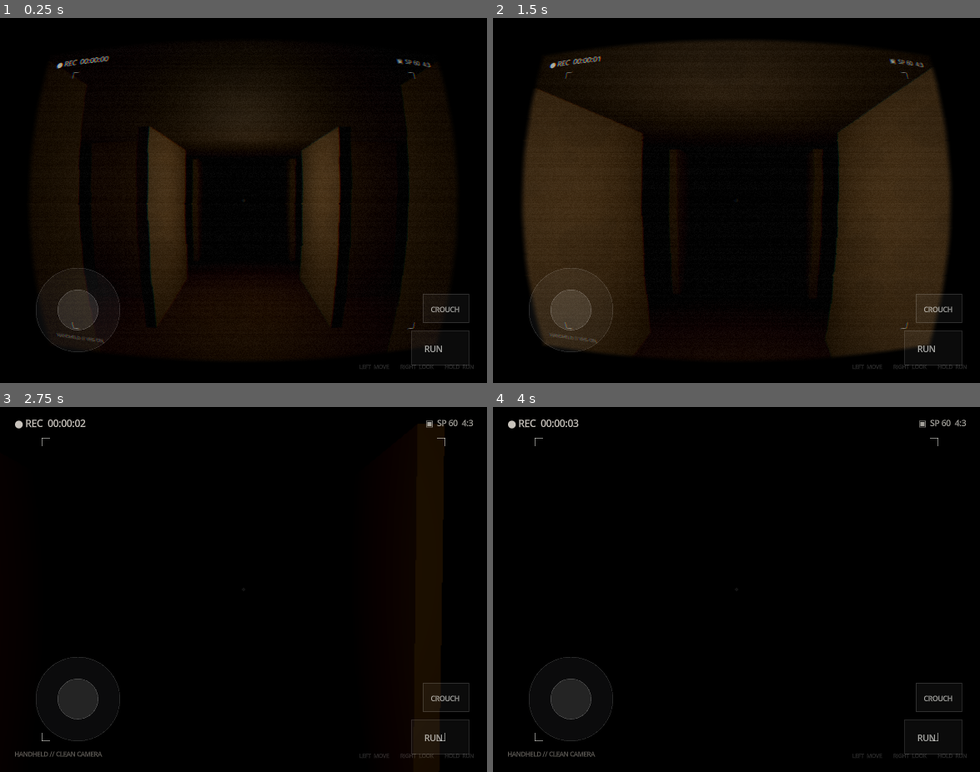
Above: before the commit, frames 1-4 (two rows, left to right).
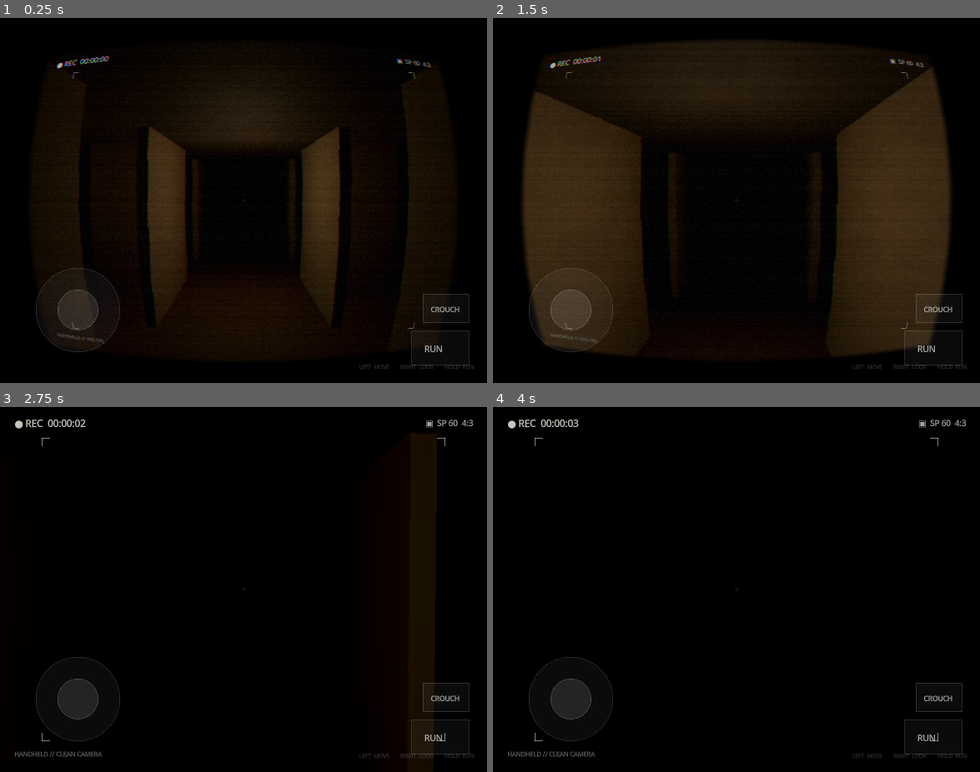
Above: after the commit, the same moments.

Repository: Goyimaticax1/vhs
Game: Godot game, scene res://main.tscn
Two runs of this game, one before a commit and one after it. Both use one fixed random seed, a clock stepped at 60 frames per second and the inputs below.
Inputs (mouse positions are in pixels of both pictures, inside the frame that each line leads up to):
- Up to frame 1 (0.25 s): no input
- Up to frame 2 (1.5 s): tap Enter at 0.5 s; move the mouse to (760, 200) at 0.52 s; hold Shift (sprint) 0.53-1.28 s; hold W (move_forward) from 0.53 s (still down); click (760, 200) at 0.67 s; tap Space (jump) at 0.77 s; move the mouse to (712, 200) at 1.27 s; tap Shift (sprint) at 1.35 s
- Up to frame 3 (2.75 s): keep holding W (move_forward); tap Space (jump) at 1.52 s; move the mouse to (258, 582) at 2.02 s; hold Shift (sprint) from 2.03 s (still down); tap V (toggle_vhs) at 2.1 s
- Up to frame 4 (4 s): keep holding W (move_forward); move the mouse to (731, 596) at 2.77 s; release Shift (sprint) at 2.78 s; tap C at 2.85 s; click (731, 596) at 2.92 s; tap Space (jump) at 3.02, 3.5, 3.77 s; tap Shift (sprint) at 3.05 s; move the mouse to (770, 593) at 3.52 s; hold Shift (sprint) from 3.53 s (still down)

The runs differ from the first frame. In frame 1, less than 0.1% of the frame differs, in the area x 30-70%, y 33-75%; in frame 2, 0.3%; in frame 3, 0.9%, in the area x 85-92%, y 4-76%; in frame 4, nothing differs.

Commit message:
Replace sine footstep bob with true fBm handheld camera shake (Camera Shakify-style)

Diff:
--- a/project/scripts/camera_rig.gd
+++ b/project/scripts/camera_rig.gd
@@ -1,4 +1,14 @@
 extends Node3D
+
+# Handheld camcorder rig.
+#
+# The camera motion here is Camera Shakify-style: NO sine bob anywhere.
+# Blender's Camera Shakify replays motion-captured handheld takes; the reason
+# it reads as a real operator is that the motion is broadband and aperiodic
+# (slow wander + medium sway + fine tremor, never repeating), not a periodic
+# oscillation. This rig reproduces that with fractal (fBm) noise per axis.
+# Rotation dominates, translation is tiny, roll is smallest -- that ratio is
+# what the eye reads as "a person is holding this".
 
 @export_category("Scene references")
 @export var player_path: NodePath = NodePath("../Player")
@@ -34,12 +44,24 @@
 @export var default_fov: float = 67.0
 @export var fov_damping: float = 9.0
 
-@export_category("Footstep bob per state (pitch amp deg, freq, vertical bounce m)")
-@export var idle_bob := Vector3(0.05, 1.1, 0.0012)
-@export var walk_bob := Vector3(0.95, 7.2, 0.017)
-@export var sprint_bob := Vector3(1.55, 10.6, 0.027)
-@export var crouch_bob := Vector3(0.50, 4.6, 0.009)
-@export var bob_sway_ratio: float = 0.6
+@export_category("Handheld shake per state (rot amp deg, frequency, pos amp m)")
+@export var idle_handheld := Vector3(0.30, 0.55, 0.0035)
+@export var walk_handheld := Vector3(1.05, 1.35, 0.0160)
+@export var sprint_handheld := Vector3(1.80, 2.05, 0.0300)
+@export var crouch_handheld := Vector3(0.55, 0.85, 0.0080)
+
+@export_category("Handheld shake global controls")
+## Master blend. 0 = locked off, 1 = full. Tween this per shot.
+@export_range(0.0, 2.0, 0.01) var shake_influence: float = 1.0
+## Amplitude only (how big).
+@export_range(0.0, 4.0, 0.01) var shake_scale: float = 1.0
+## Frequency only (how jittery the operator is).
+@export_range(0.05, 4.0, 0.01) var shake_speed: float = 1.0
+@export var shake_pitch_ratio: float = 0.75
+@export var shake_roll_ratio: float = 0.45
+@export var shake_octaves: int = 4
+@export var shake_gain: float = 0.52
+@export var shake_lacunarity: float = 2.05
 @export var move_start_threshold: float = 0.18
 
 @export_category("Landing dip")
@@ -84,11 +106,7 @@
 var fov_velocity: float = 0.0
 var fov_spring_effective: float = 40.0
 
-var bob_phase: float = 0.0
-var bob_amp: float = 0.0
-var bob_freq: float = 0.0
-var bob_bounce: float = 0.0
-var bob_intensity: float = 0.0
+var move_intensity: float = 0.0
 var crouch_tilt_pitch: float = 0.0
 var crouch_tilt_roll: float = 0.0
 
@@ -102,15 +120,16 @@
 
 var noise_low: FastNoiseLite = FastNoiseLite.new()
 var noise_mid: FastNoiseLite = FastNoiseLite.new()
-var hand_noise: FastNoiseLite = FastNoiseLite.new()
-
-var last_stride_index: int = -1
-var stride_variance_amp: float = 1.0
-var stride_variance_freq: float = 1.0
-var stride_variance_bounce: float = 1.0
-var stride_variance_amp_target: float = 1.0
-var stride_variance_freq_target: float = 1.0
-var stride_variance_bounce_target: float = 1.0
+
+# Six independent fBm fields: pos x/y/z and rot pitch/yaw/roll. They must be
+# separate, otherwise every axis correlates and the camera slides along a
+# diagonal instead of wandering. A seventh field slowly modulates overall
+# energy, so the operator gets tired and steady in waves.
+var shake_noise: Array[FastNoiseLite] = []
+var energy_noise: FastNoiseLite = FastNoiseLite.new()
+var shake_time: float = 0.0
+var shake_position: Vector3 = Vector3.ZERO
+var shake_rotation_deg: Vector3 = Vector3.ZERO
 
 func _ready() -> void:
     current_position = global_position
@@ -122,9 +141,7 @@
     noise_mid.frequency = 0.55
     noise_low.fractal_octaves = 2
     noise_mid.fractal_octaves = 2
-    hand_noise.seed = 51173
-    hand_noise.frequency = 1.35
-    hand_noise.fractal_octaves = 2
+    _build_shake_noise()
     regrip_timer = randf_range(regrip_min_seconds, regrip_max_seconds)
     if camera != null:
         current_fov = camera.fov
@@ -132,6 +149,22 @@
     else:
         current_fov = default_fov
         target_fov = default_fov
+
+func _build_shake_noise() -> void:
+    shake_noise.clear()
+    for i in 6:
+        var n := FastNoiseLite.new()
+        n.noise_type = FastNoiseLite.TYPE_PERLIN
+        n.fractal_type = FastNoiseLite.FRACTAL_FBM
+        n.seed = 51173 + i * 7919
+        n.frequency = 1.0                      # frequency is driven by shake_time
+        n.fractal_octaves = shake_octaves
+        n.fractal_gain = shake_gain
+        n.fractal_lacunarity = shake_lacunarity
+        shake_noise.append(n)
+    energy_noise.seed = 77003
+    energy_noise.frequency = 1.0
+    energy_noise.fractal_octaves = 2
 
 func feed_look_velocity(value: Vector2) -> void:
     look_velocity = look_velocity.lerp(value, 0.35)
@@ -173,7 +206,8 @@
     elapsed += delta
     _update_state_weights(delta)
     _update_arm_sway(delta)
-    _update_bob(delta)
+    _update_handheld_shake(delta)
+    _update_crouch_tilt(delta)
     _update_land_spring(delta)
     _update_impulse(delta)
     _update_zoom(delta)
@@ -258,9 +292,13 @@
         regrip_timer = randf_range(regrip_min_seconds, regrip_max_seconds)
     regrip_offset = regrip_offset.lerp(Vector3.ZERO, 1.0 - exp(-7.5 * delta))
 
+    # Breathing used to be sin(elapsed * 1.47); a periodic breath is audible to
+    # the eye. Slow noise gives an irregular breath instead.
+    var breath: float = noise_low.get_noise_1d(elapsed * 0.41 + 311.0)
+
     var local_position_offset: Vector3 = low * position_amplitude
     local_position_offset += mid * (position_amplitude * 0.45)
-    local_position_offset += Vector3(0.0, sin(elapsed * 1.47) * 0.0022, 0.0)
+    local_position_offset += Vector3(0.0, breath * 0.0026, 0.0)
     local_position_offset += acceleration_sway + turn_position + regrip_offset * 0.0015
 
     var desired_position: Vector3 = player.global_position + Vector3.UP * head_height_m
@@ -270,7 +308,7 @@
     var desired_pitch: float = player.pitch + deg_to_rad(rotational_noise.x * rotation_amplitude * 0.75) + turn_rotation.x * 0.20
     var desired_yaw: float = player.rotation.y + deg_to_rad(rotational_noise.y * rotation_amplitude) + turn_rotation.y * 0.20
     var desired_roll: float = deg_to_rad(rotational_noise.z * rotation_amplitude * 0.90) + turn_rotation.z
-    desired_roll += deg_to_rad(sin(elapsed * 1.47) * 0.014)
+    desired_roll += deg_to_rad(breath * 0.020)
     desired_roll += deg_to_rad(regrip_offset.z * rotation_amplitude * 0.60)
 
     var position_error: Vector3 = desired_position - current_position
@@ -302,29 +340,47 @@
         roll_velocity = velocity
     return current + velocity * delta
 
-func _update_bob(delta: float) -> void:
-    bob_amp = idle_bob.x * w_idle + walk_bob.x * w_walk + sprint_bob.x * w_sprint + crouch_bob.x * w_crouch
-    bob_freq = idle_bob.y * w_idle + walk_bob.y * w_walk + sprint_bob.y * w_sprint + crouch_bob.y * w_crouch
-    bob_bounce = idle_bob.z * w_idle + walk_bob.z * w_walk + sprint_bob.z * w_sprint + crouch_bob.z * w_crouch
+# fBm Perlin, shaped so large excursions are rare rather than constant. That
+# gives the "mostly holding steady, occasionally correcting" handheld rhythm
+# instead of uniform agitation.
+func _shake_sample(channel: int, t: float) -> float:
+    var v: float = shake_noise[channel].get_noise_2d(t, float(channel) * 137.0)
+    return signf(v) * pow(absf(v), 1.35) * 1.6
+
+func _update_handheld_shake(delta: float) -> void:
+    var rotation_amp: float = idle_handheld.x * w_idle + walk_handheld.x * w_walk + sprint_handheld.x * w_sprint + crouch_handheld.x * w_crouch
+    var frequency: float = idle_handheld.y * w_idle + walk_handheld.y * w_walk + sprint_handheld.y * w_sprint + crouch_handheld.y * w_crouch
+    var position_amp: float = idle_handheld.z * w_idle + walk_handheld.z * w_walk + sprint_handheld.z * w_sprint + crouch_handheld.z * w_crouch
 
     var speed_ref: float = maxf(player.walk_speed, 0.01) * (w_idle + w_walk) + sprint_speed_reference() * w_sprint + maxf(player.crouch_speed, 0.01) * w_crouch
     var response: float = 1.0 - exp(-state_blend_speed * delta)
     var intensity_target: float = clampf(current_horizontal_speed / maxf(speed_ref, 0.01), 0.0, 1.3) if is_moving else 1.0
-    bob_intensity = lerp(bob_intensity, intensity_target, response)
-
-    bob_phase += bob_freq * delta
-
-    var stride_index: int = int(floor(bob_phase / TAU))
-    if stride_index != last_stride_index:
-        last_stride_index = stride_index
-        stride_variance_amp_target = randf_range(0.90, 1.10)
-        stride_variance_freq_target = randf_range(0.95, 1.05)
-        stride_variance_bounce_target = randf_range(0.88, 1.12)
-    var variance_response: float = 1.0 - exp(-3.0 * delta)
-    stride_variance_amp = lerp(stride_variance_amp, stride_variance_amp_target, variance_response)
-    stride_variance_freq = lerp(stride_variance_freq, stride_variance_freq_target, variance_response)
-    stride_variance_bounce = lerp(stride_variance_bounce, stride_variance_bounce_target, variance_response)
-
+    move_intensity = lerp(move_intensity, intensity_target, response)
+
+    # Advancing a single time cursor (rather than a phase angle) is what keeps
+    # this aperiodic: there is no cycle to land back on.
+    shake_time += delta * frequency * shake_speed * lerp(0.9, 1.15, clampf(move_intensity, 0.0, 1.0))
+
+    var energy: float = 1.0 + energy_noise.get_noise_1d(elapsed * 0.23) * 0.18
+    var k: float = shake_influence * shake_scale * move_intensity * energy
+
+    shake_position = Vector3(
+        _shake_sample(0, shake_time) * position_amp,
+        _shake_sample(1, shake_time) * position_amp * 1.15,
+        _shake_sample(2, shake_time) * position_amp * 0.70
+    ) * k
+
+    # Rotation runs slightly slower than translation. A wrist drifts before it
+    # jitters, and that small lag is most of the human read.
+    var rotation_time: float = shake_time * 0.85
+    shake_rotation_deg = Vector3(
+        _shake_sample(3, rotation_time) * rotation_amp * shake_pitch_ratio,
+        _shake_sample(4, rotation_time) * rotation_amp,
+        _shake_sample(5, rotation_time) * rotation_amp * shake_roll_ratio
+    ) * k
+
+func _update_crouch_tilt(delta: float) -> void:
+    var response: float = 1.0 - exp(-state_blend_speed * delta)
     var crouch_transition_speed: float = (crouch_offset - prev_crouch_offset) / maxf(delta, 0.0001)
     prev_crouch_offset = crouch_offset
     var tilt_raw: float = clampf(crouch_transition_speed * 0.9, -1.0, 1.0)
@@ -358,24 +414,13 @@
 func _compose_camera_transform() -> void:
     if camera == null:
         return
-    var amp: float = bob_amp * stride_variance_amp
-    var bounce: float = bob_bounce * stride_variance_bounce
-    var phase: float = bob_phase * stride_variance_freq
-    var pitch_bob: float = sin(phase) * amp * bob_intensity
-    var yaw_bob: float = sin(phase * 0.5 + 0.6) * amp * bob_sway_ratio * 0.6 * bob_intensity
-    var roll_bob: float = sin(phase * 0.5) * amp * bob_sway_ratio * bob_intensity
-    var vertical_bounce: float = pow(sin(phase), 2.0) * bounce * bob_intensity
-    var lateral_bounce: float = sin(phase * 0.5) * bounce * 0.5 * bob_intensity
-
-    var tremor_pitch: float = hand_noise.get_noise_1d(elapsed * 2.1) * 0.055
-    var tremor_yaw: float = hand_noise.get_noise_1d(elapsed * 1.8 + 41.0) * 0.045
-    var tremor_roll: float = hand_noise.get_noise_1d(elapsed * 1.6 + 83.0) * 0.040
-    var tremor_pos_x: float = hand_noise.get_noise_1d(elapsed * 2.3 + 19.0) * 0.00045
-    var tremor_pos_y: float = hand_noise.get_noise_1d(elapsed * 2.0 + 57.0) * 0.00035
-
-    camera.position = Vector3(lateral_bounce + tremor_pos_x, vertical_bounce + land_disp + crouch_offset + tremor_pos_y, 0.0) + impulse_pos
+    camera.position = Vector3(
+        shake_position.x,
+        shake_position.y + land_disp + crouch_offset,
+        shake_position.z
+    ) + impulse_pos
     camera.rotation = Vector3(
-        deg_to_rad(pitch_bob + crouch_tilt_pitch + tremor_pitch) + impulse_rot.x,
-        deg_to_rad(yaw_bob + tremor_yaw) + impulse_rot.y,
-        deg_to_rad(roll_bob + crouch_tilt_roll + tremor_roll) + impulse_rot.z
-    )
+        deg_to_rad(shake_rotation_deg.x + crouch_tilt_pitch) + impulse_rot.x,
+        deg_to_rad(shake_rotation_deg.y) + impulse_rot.y,
+        deg_to_rad(shake_rotation_deg.z + crouch_tilt_roll) + impulse_rot.z
+    )
Not shown, added: .github/workflows/repack-zip.yml
